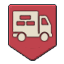
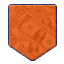
Layers edited between the first and the second 64px x 64px image:
hid group "Group 1" (7 layers), opacity 100% → 91% over (11, 7, 52, 48)
hid "Caravan_Supply" over (13, 11, 52, 41)
renamed "Shield" to "Shield_Legion", hid it over (8, 4, 57, 61)
added layer "Layer 3" (38%) above "Shield_Smugglers" over (8, 4, 57, 61)
added layer "Shield_Smugglers" above "Original_enemy" over (8, 4, 57, 61)